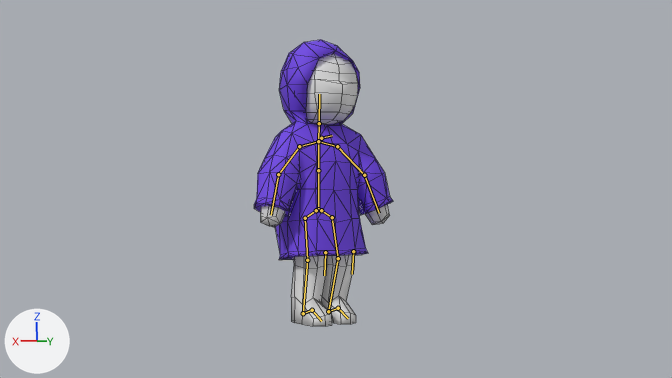
The Blender file Assets/Resources/Models/Character/Angel.blend: old version first, new version second.
Both versions are drawn from the file's camera 'Camera'. Arrows for +X, +Y and +Z are at lower left; the lights stay in place. Both versions are drawn at frame 35 of the action 'idle'; the numbers are the values there. The bones that bend it are drawn over the model as lines. Mesh edges are drawn as thin lines.

Objects in the first picture: 'Body', 'Hoodie'.
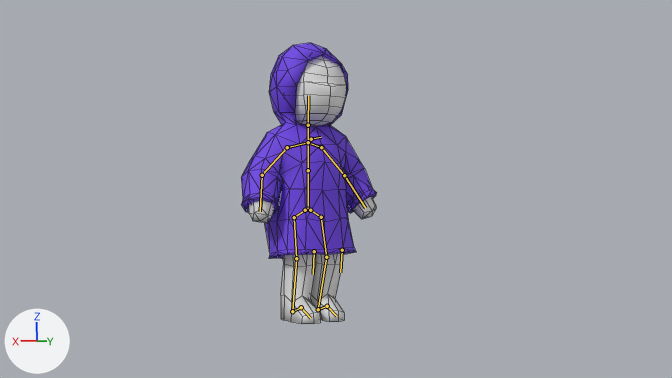
Commit message: adjust idle arms

Location of each change, [x1, y1, x2, y2] in pixels of the pictures (672 x 378 px):
'Hoodie', posed
    before: [254, 40, 393, 260]
    after: [241, 43, 377, 259]
'Body', posed
    before: [261, 54, 390, 326]
    after: [249, 56, 376, 324]
bone 'root', root to tip
    before: (321, 138) to (332, 135)
    after: (311, 139) to (321, 137)
bone 'shoulderBone.L', root to tip
    before: (318, 141) to (337, 146)
    after: (308, 142) to (321, 147)
bone 'handBone.L', root to tip
    before: (364, 175) to (379, 213)
    after: (344, 175) to (365, 208)
bone 'shoulderBone.R', root to tip
    before: (318, 141) to (299, 146)
    after: (308, 142) to (287, 147)
bone 'handBone.R', root to tip
    before: (278, 174) to (271, 215)
    after: (262, 175) to (260, 211)

The change, as a diff of the scene's bpy script:
```diff
--- a/Assets/Resources/Models/Character/Angel.blend.py
+++ b/Assets/Resources/Models/Character/Angel.blend.py
@@ bone_root @@
 bone_root = bpy.data.objects['Armature'].pose.bones['root']
-bone_root.location = (0.0, 0.74, -0.06)
+bone_root.location = (0.0, 0.0, 0.0)
@@ bone_shoulderbone_l @@
 bone_shoulderbone_l = bpy.data.objects['Armature'].pose.bones['shoulderBone.L']  # child of 'upperSpineBone'
-bone_shoulderbone_l.rotation_quaternion = (1.019, 0.0, 0.0, -0.101)  # degrees (0, 0, -11)
+bone_shoulderbone_l.rotation_quaternion = (1.008, -0.175, -0.018, -0.101)  # degrees (-19, -4, -11)
@@ bone_handbone_l @@
 bone_handbone_l = bpy.data.objects['Armature'].pose.bones['handBone.L']  # child of 'armBone.L'
-bone_handbone_l.rotation_quaternion = (0.977, 0.075, 0.103, -0.173)  # degrees (7, 13, -19)
+bone_handbone_l.rotation_quaternion = (0.956, 0.258, -0.011, -0.137)  # degrees (30, 3, -16)
@@ bone_shoulderbone_r @@
 bone_shoulderbone_r = bpy.data.objects['Armature'].pose.bones['shoulderBone.R']  # child of 'upperSpineBone'
-bone_shoulderbone_r.rotation_quaternion = (1.002, 0.0, 0.0, 0.124)  # degrees (0, 0, 14)
+bone_shoulderbone_r.rotation_quaternion = (0.997, -0.118, 0.015, 0.123)  # degrees (-13, 3, 14)
@@ bone_handbone_r @@
 bone_handbone_r = bpy.data.objects['Armature'].pose.bones['handBone.R']  # child of 'armBone.R'
-bone_handbone_r.rotation_quaternion = (0.97, 0.094, -0.127, 0.186)  # degrees (8, -16, 21)
+bone_handbone_r.rotation_quaternion = (0.955, 0.241, -0.034, 0.171)  # degrees (27, -8, 18)
```
